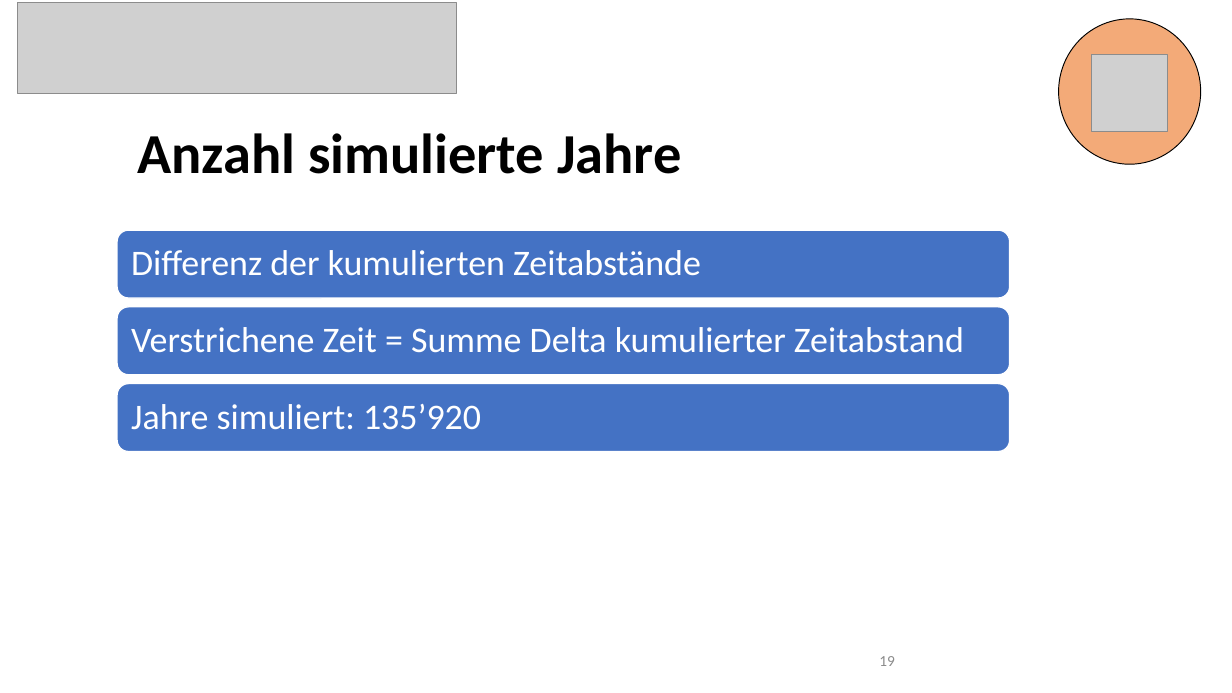
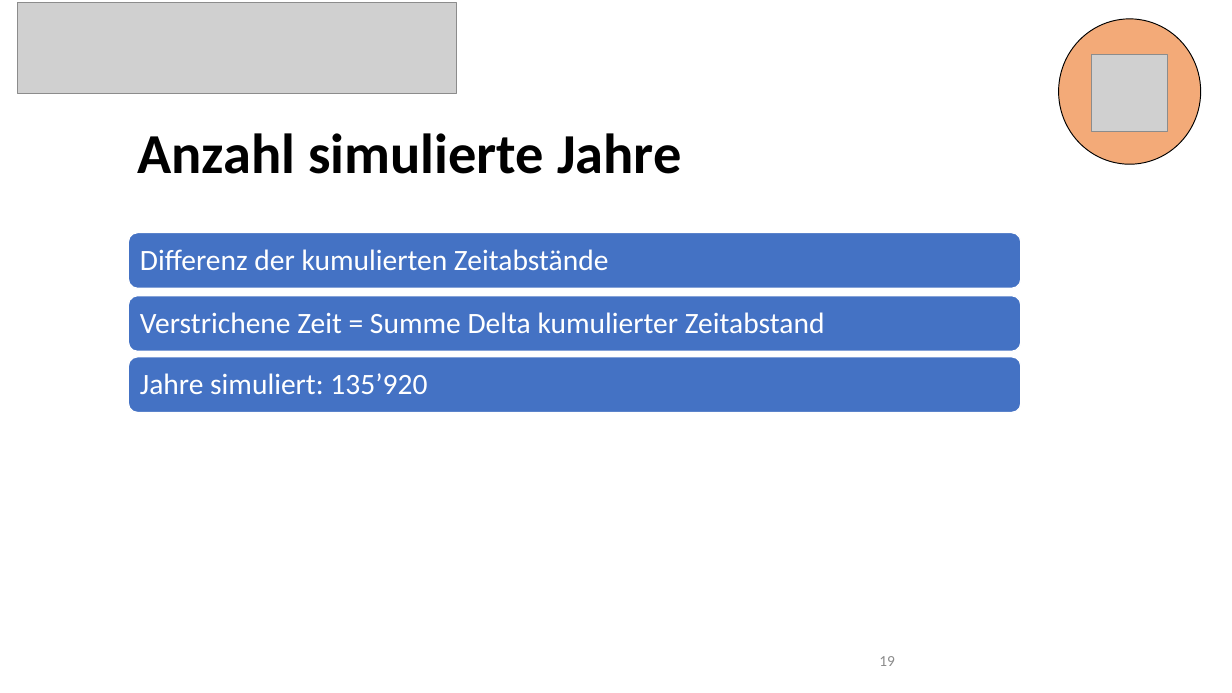
Before and after one commit to 7ben18/FHNW_Steinschlagrisiko, a slide deck: slide 19 of Praesentation/Steinschlagrisiko_Präsentation.pptx. Drawn at 1232x693 pixels with LibreOffice and Linux fonts; fonts in the diff are those of the drawing; grey boxes stand for pictures. Boxes give left, top, right and bottom in pixels: in the first picture for what was removed or moved away, otherwise in the second. Text is boxed around its words. In the diff, an @@ line names an element or a change of style, - is before the commit and + after.

```diff
--- a/Praesentation/Steinschlagrisiko_Präsentation.pptx
+++ b/Praesentation/Steinschlagrisiko_Präsentation.pptx
@@ rounded rectangle: place and size @@
-rounded rectangle at (117,230,1010,298)
+rounded rectangle at (128,233,1021,288)
@@ text "Differenz der kumulierten Zeitabstände": place and size @@
-text "Differenz der kumulierten Zeitabstände" at (131,250,701,276)
+text "Differenz der kumulierten Zeitabstände" at (140,249,608,270)
@@ rounded rectangle: place and size @@
-rounded rectangle at (117,307,1010,374)
+rounded rectangle at (128,296,1021,351)
@@ text "Verstrichene Zeit = Summe Delta ...": place and size @@
-text "Verstrichene Zeit = Summe Delta ..." at (131,327,964,353)
+text "Verstrichene Zeit = Summe Delta ..." at (140,312,825,333)
@@ rounded rectangle: place and size @@
-rounded rectangle at (117,384,1010,451)
+rounded rectangle at (128,357,1021,412)
@@ size 28 to 23 pt; less space between paragraphs in 3 elements at (140,249,608,270), (140,312,825,333), (140,373,427,394) @@
@@ text "Jahre simuliert: 135’920": place and size @@
-text "Jahre simuliert: 135’920" at (131,404,481,430)
+text "Jahre simuliert: 135’920" at (140,373,427,394)
```
Also in this commit, not shown: 14 other slides changed.
